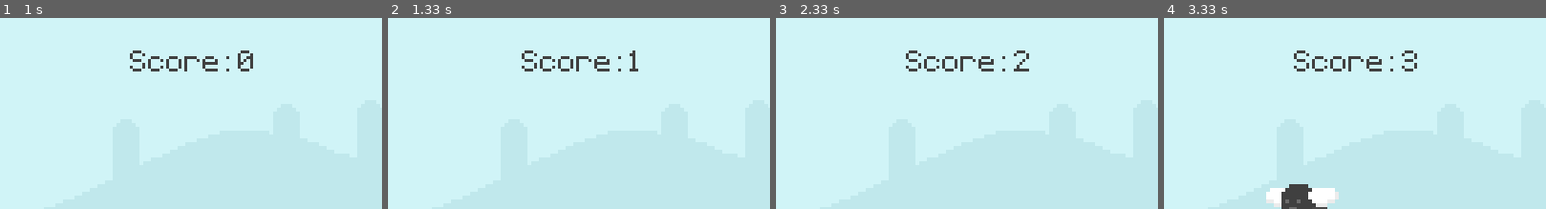
Above: before the commit, frames 1-4 (left to right).
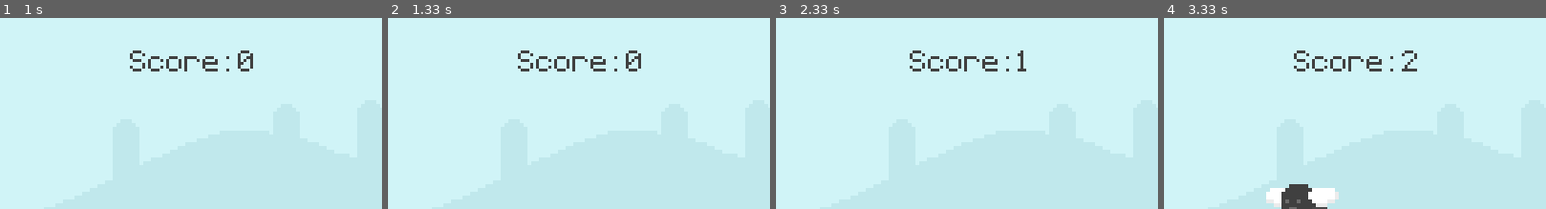
Above: after the commit, the same moments.

Repository: SzymonK1306/Pygame-project
Game: pygame game, started from main.py
Two runs of this game, one before a commit and one after it. Both use one fixed random seed, a clock stepped at 60 frames per second and the inputs below.
Inputs:
- Up to frame 1 (1 s): tap Space at 0.33 s
- Up to frame 2 (1.33 s): no input
- Up to frame 3 (2.33 s): no input
- Up to frame 4 (3.33 s): tap Space at 3.17 s
The pictures show only the part of the screen within x 25-75%, y 0-50%; the shares and areas given below are measured in that part.

Frame 1 is identical in both runs. In frame 2, 1.1% of the frame differs, in the area x 34-67%, y 17-28%; in frame 3, 1.1%; in frame 4, 0.1%.

Commit message:
add music and sounds, little change in score displaying

Diff:
--- a/main.py
+++ b/main.py
@@ -14,11 +14,14 @@
         self.image = self.player_walk[self.player_index]
         self.rect = self.image.get_rect(midbottom=(80, 300))
         self.gravity = 0
+        self.jump_sound = pygame.mixer.Sound("audio/jump.mp3")
+        self.jump_sound.set_volume(0.1)
 
     def player_input(self):
         keys = pygame.key.get_pressed()
         if keys[pygame.K_SPACE] and self.rect.bottom >= 300:
             self.gravity = -20
+            self.jump_sound.play()
 
     def apply_gravity(self):
         self.gravity += 1
@@ -76,8 +79,8 @@
 
 
 def display_score():
-    current_time = int(pygame.time.get_ticks() / 1000) - start_time
-    score_surf = font.render(f'Score: {current_time}', False, (64, 64, 64))
+    current_time = pygame.time.get_ticks() / 1000 - start_time
+    score_surf = font.render(f'Score: {int(current_time)}', False, (64, 64, 64))
     score_rect = score_surf.get_rect(center=(400, 50))
     window.blit(score_surf, score_rect)
     return current_time
@@ -126,6 +129,10 @@
 obstacle_timer = pygame.USEREVENT + 1
 pygame.time.set_timer(obstacle_timer, 1400)
 
+# Music
+music = pygame.mixer.Sound("audio/music.wav")
+music.set_volume(0.1)
+
 while True:
     # check all the events
     for event in pygame.event.get():
@@ -139,9 +146,11 @@
         else:
             if event.type == pygame.KEYDOWN and event.key == pygame.K_SPACE:
                 game_active = True
-                start_time = int(pygame.time.get_ticks() / 1000)
+                start_time = pygame.time.get_ticks() / 1000
 
     if game_active:
+        if score == 0:
+            music.play(loops=-1)
         window.blit(sky_surf, (0, 0))
         window.blit(ground_surf, (0, 300))
         score = display_score()
@@ -157,12 +166,13 @@
 
     # game over screen
     else:
+        music.stop()
         window.fill((94, 129, 162))
         window.blit(player_stand, player_stand_rect)
         window.blit(game_name, game_name_rect)
         gravity = 0
         if score != 0:
-            score_message = font.render(f"Your score: {score}", False, (111, 196, 169))
+            score_message = font.render(f"Your score: {int(score)}", False, (111, 196, 169))
             score_message_rect = score_message.get_rect(center=(400, 330))
             window.blit(score_message, score_message_rect)
         else:
Not shown, added: audio/jump.mp3
Not shown, added: audio/music.wav
